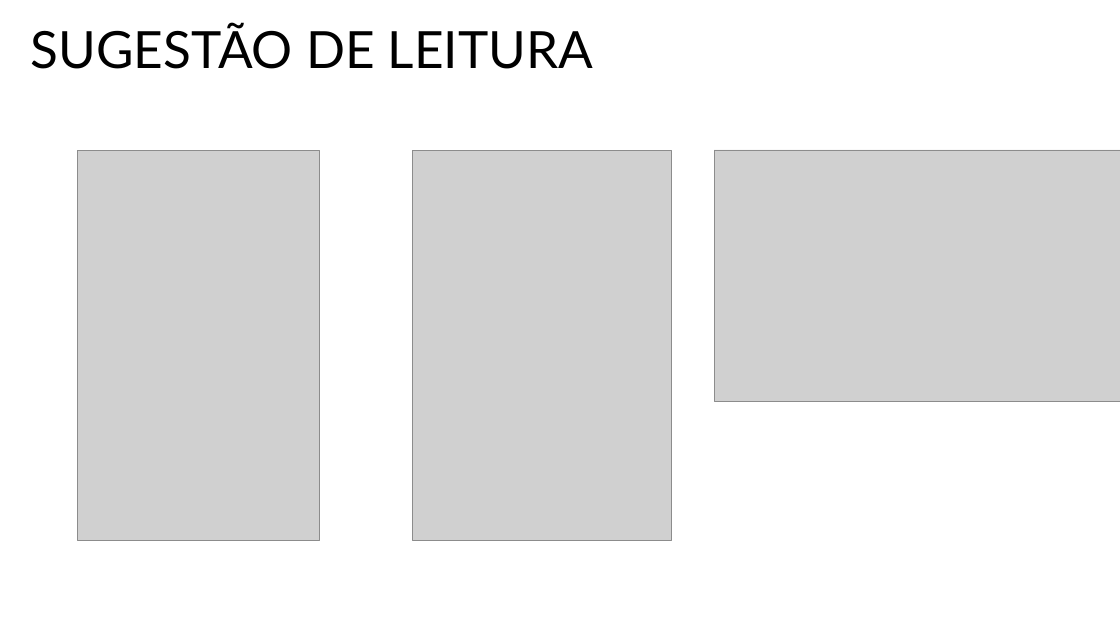
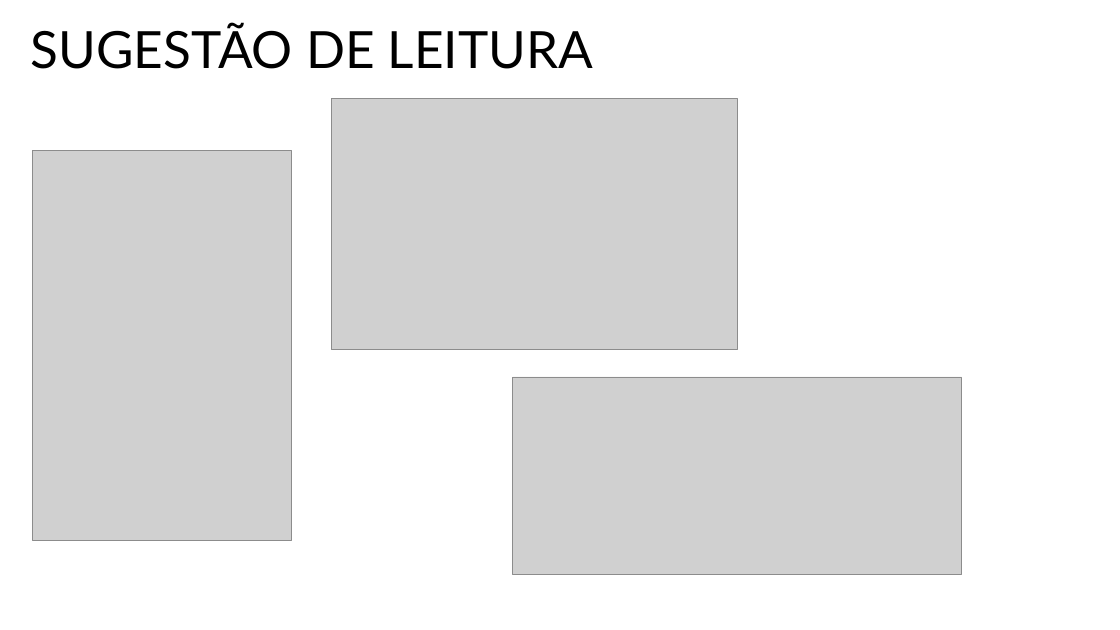
Before and after one commit to catvantelab/oficinaTRI2025, a slide deck: slide 5 of apresentacao/ampliando_regua.pptx. Drawn at 1120x630 pixels with LibreOffice and Linux fonts; fonts in the diff are those of the drawing; grey boxes stand for pictures. Boxes give left, top, right and bottom in pixels: in the first picture for what was removed or moved away, otherwise in the second. Text is boxed around its words. In the diff, an @@ line names an element or a change of style, - is before the commit and + after.

```diff
--- a/apresentacao/ampliando_regua.pptx
+++ b/apresentacao/ampliando_regua.pptx
@@ picture: place and size @@
-picture at [714,150,1120,402]
+picture at [331,98,737,350]
@@ picture: place and size @@
-picture at [413,150,671,540]
+picture at [33,150,292,540]
@@ picture removed at [77,150,319,540] @@
@@ picture added at [513,377,962,575] @@
```
Also in this commit, not shown: 3 other slides changed, 1 slide added, 1 slide removed, 2 other files.
